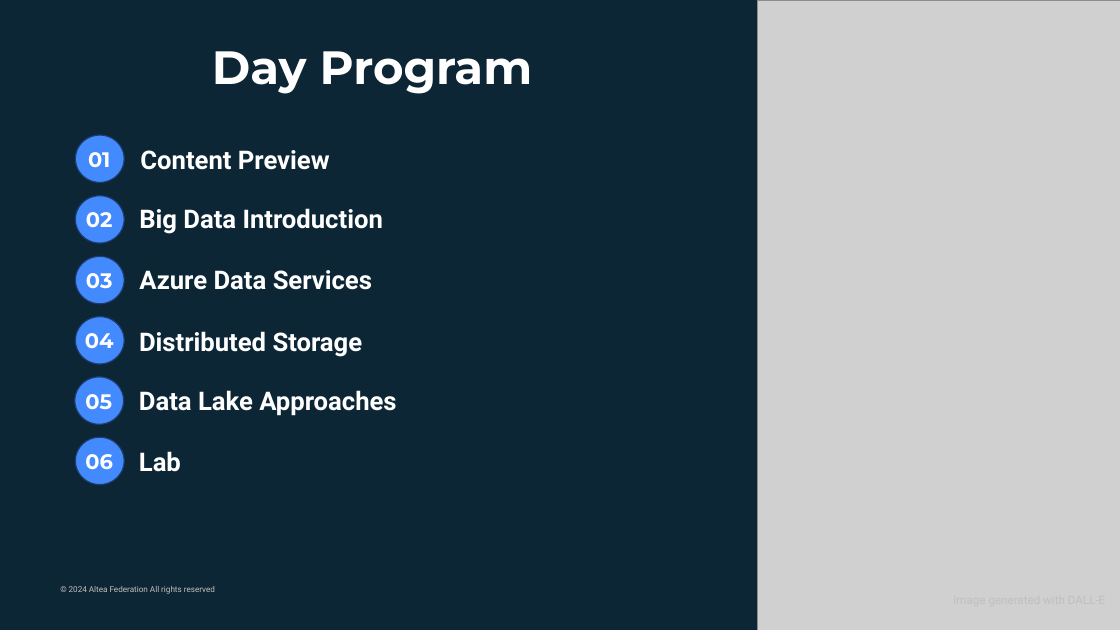
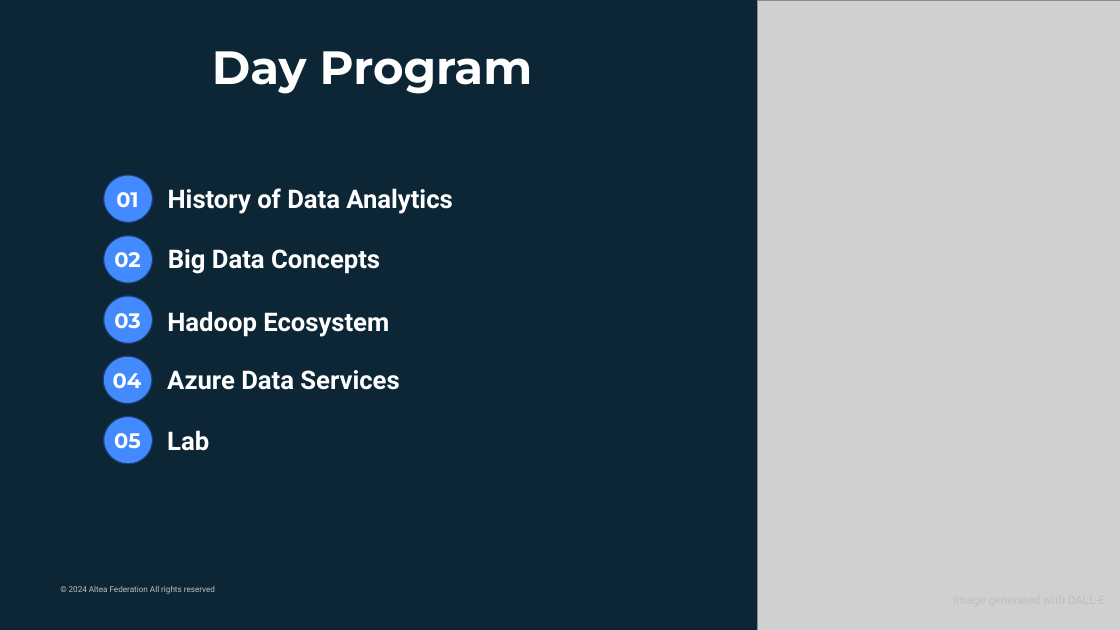
Before and after one commit to altea-abs/big-data-azure-intro, a slide deck: slide 5 of day_1/storage.pptx (slide 2 before the commit). Drawn at 1120x630 pixels with LibreOffice and Linux fonts; fonts in the diff are those of the drawing; grey boxes stand for pictures. Boxes give left, top, right and bottom in pixels: in the first picture for what was removed or moved away, otherwise in the second. Text is boxed around its words. In the diff, an @@ line names an element or a change of style, - is before the commit and + after.

```diff
--- a/day_1/storage.pptx
+++ b/day_1/storage.pptx
@@ ellipse removed at (76,135,124,182) @@
@@ text removed at (140,150,330,170) @@
-Content Preview
@@ 5 texts: place and size @@
-5 texts at (85,152,114,410)
+5 texts at (113,192,142,448)
@@ text at (168,188,452,214): text changed @@
-Big Data Introduction
+History of Data Analytics
@@ text at (168,249,380,274): text changed @@
-Azure Data Services
+Big Data Concepts
@@ 4 ellipses: place and size @@
-4 ellipses at (76,196,124,484)
+4 ellipses at (103,175,152,464)
@@ text at (167,311,389,337): text changed @@
-Distributed Storage
+Hadoop Ecosystem
@@ ellipse: place and size @@
-ellipse at (75,377,124,424)
+ellipse at (103,356,152,403)
@@ text at (167,370,399,390): text changed @@
-Data Lake Approaches
+Azure Data Services
@@ text "Lab": place and size @@
-text "Lab" at (139,451,181,472)
+text "Lab" at (167,430,209,451)
@@ text removed at (85,454,113,469) @@
-06
```
Also in this commit, not shown: 18 other slides changed, 46 slides added, 11 slides removed, 6 other files.
